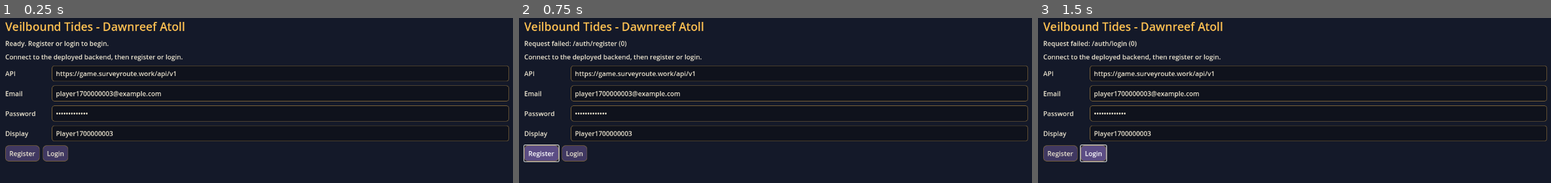
Above: before the commit, frames 1-3 (left to right).
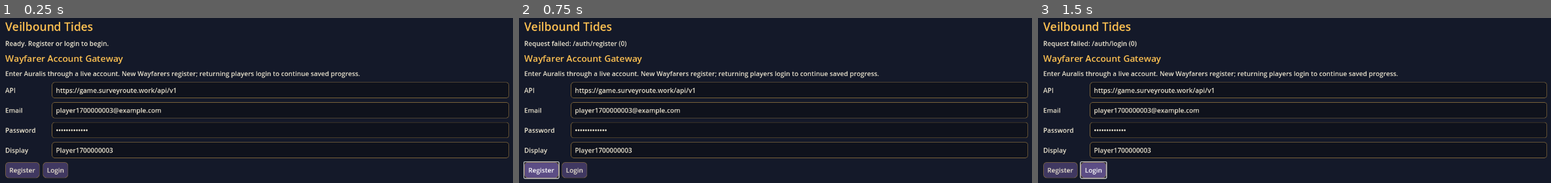
Above: after the commit, the same moments.

Repository: Fineyew/GameTesting
Game: Godot game, scene res://scenes/vertical_slice_client.tscn
The game is run twice, just before and just after one commit, with the same random seed, the same clock (stepped at 60 frames per second) and the same inputs.
Inputs:
- Up to frame 1 (0.25 s): no input
- Up to frame 2 (0.75 s): click "Register" at 0.5 s
- Up to frame 3 (1.5 s): click "Login" at 1.25 s

The runs differ from the first frame. In frame 1, 12% of the frame differs, in the area x 1-100%, y 2-98%; in frame 2, 13%; in frame 3, 13%.

Commit message:
Add professional Godot account and world flow
Co-authored-by: Daniel <Fineyew@users.noreply.github.com>

Diff:
--- a/godot_project/scripts/ui/vertical_slice_client.gd
+++ b/godot_project/scripts/ui/vertical_slice_client.gd
@@ -37,6 +37,10 @@
 var password_input: LineEdit
 var display_name_input: LineEdit
 var character_name_input: LineEdit
+var ancestry_option: OptionButton
+var origin_option: OptionButton
+var character_card: RichTextLabel
+var enter_world_button: Button
 var status_label: Label
 var interaction_label: Label
 var talk_button: Button
@@ -81,7 +85,7 @@
     add_child(root)
 
     var title := Label.new()
-    title.text = "Veilbound Tides - Dawnreef Atoll"
+    title.text = "Veilbound Tides"
     title.add_theme_font_size_override("font_size", 28)
     title.add_theme_color_override("font_color", COLOR_GOLD)
     root.add_child(title)
@@ -102,8 +106,14 @@
     auth_screen.add_theme_constant_override("separation", 10)
     root.add_child(auth_screen)
 
+    var gateway_title := Label.new()
+    gateway_title.text = "Wayfarer Account Gateway"
+    gateway_title.add_theme_font_size_override("font_size", 22)
+    gateway_title.add_theme_color_override("font_color", COLOR_GOLD)
+    auth_screen.add_child(gateway_title)
+
     var description := Label.new()
-    description.text = "Connect to the deployed backend, then register or login."
+    description.text = "Enter Auralis through a live account. New Wayfarers register; returning players login to continue saved progress."
     description.add_theme_color_override("font_color", COLOR_TEXT)
     auth_screen.add_child(description)
 
@@ -131,16 +141,53 @@
     character_screen.add_theme_constant_override("separation", 10)
     root.add_child(character_screen)
 
+    var lobby_title := Label.new()
+    lobby_title.text = "Wayfarer Hall"
+    lobby_title.add_theme_font_size_override("font_size", 22)
+    lobby_title.add_theme_color_override("font_color", COLOR_GOLD)
+    character_screen.add_child(lobby_title)
+
     var description := Label.new()
-    description.text = "Create the first playable character for this account."
+    description.text = "Choose a saved Wayfarer or create the first character for this account."
     description.add_theme_color_override("font_color", COLOR_TEXT)
     character_screen.add_child(description)
 
+    character_card = _rich_panel()
+    character_screen.add_child(character_card)
+
     character_name_input = _line_edit("Ari%s" % Time.get_unix_time_from_system(), "Character name")
     character_screen.add_child(_labeled_row("Character", character_name_input))
 
+    ancestry_option = OptionButton.new()
+    ancestry_option.add_item("Lumenfolk", 0)
+    ancestry_option.set_item_metadata(0, "lumenfolk")
+    ancestry_option.add_item("Brindlekin", 1)
+    ancestry_option.set_item_metadata(1, "brindlekin")
+    ancestry_option.add_item("Orran", 2)
+    ancestry_option.set_item_metadata(2, "orran")
+    ancestry_option.add_item("Tideveiled", 3)
+    ancestry_option.set_item_metadata(3, "tideveiled")
+    _style_option_button(ancestry_option)
+    character_screen.add_child(_labeled_row("People", ancestry_option))
+
+    origin_option = OptionButton.new()
+    origin_option.add_item("Dawnreef Local", 0)
+    origin_option.set_item_metadata(0, "dawnreef_local")
+    origin_option.add_item("Glasswake Apprentice", 1)
+    origin_option.set_item_metadata(1, "glasswake_apprentice")
+    origin_option.add_item("Rootbound Scout", 2)
+    origin_option.set_item_metadata(2, "rootbound_scout")
+    _style_option_button(origin_option)
+    character_screen.add_child(_labeled_row("Origin", origin_option))
+
+    enter_world_button = Button.new()
+    enter_world_button.text = "Enter World"
+    enter_world_button.pressed.connect(Callable(self, "_on_enter_world_pressed"))
+    _style_button(enter_world_button)
+    character_screen.add_child(enter_world_button)
+
     character_screen.add_child(_button_row([
-        ["Create Character", Callable(self, "_on_create_character_pressed")],
+        ["Create New Character", Callable(self, "_on_create_character_pressed")],
         ["Logout", Callable(self, "_on_logout_pressed")],
     ]))
 
@@ -168,7 +215,7 @@
     world_screen.add_child(hud)
 
     var hud_title := Label.new()
-    hud_title.text = "Dawnreef Field HUD"
+    hud_title.text = "Dawnreef Commons"
     hud_title.add_theme_font_size_override("font_size", 22)
     hud_title.add_theme_color_override("font_color", COLOR_GOLD)
     hud.add_child(hud_title)
@@ -278,21 +325,33 @@
 
     var ground := MeshInstance3D.new()
     var plane := PlaneMesh.new()
-    plane.size = Vector2(12, 12)
+    plane.size = Vector2(22, 22)
     ground.mesh = plane
     ground.material_override = _material(Color(0.24, 0.45, 0.34))
     world.add_child(ground)
 
-    _add_box_prop(world, "Glimmerdeep Water", Vector3(0, -0.04, 0), Vector3(13.0, 0.04, 13.0), Color(0.05, 0.20, 0.32))
-    _add_box_prop(world, "Dawnreef Walkway", Vector3(0, 0.02, -1.65), Vector3(7.2, 0.05, 0.8), Color(0.78, 0.64, 0.42))
+    _add_box_prop(world, "Glimmerdeep Water", Vector3(0, -0.06, 0), Vector3(24.0, 0.04, 24.0), Color(0.05, 0.20, 0.32))
+    _add_box_prop(world, "Dawnreef Main Walkway", Vector3(0, 0.02, -1.65), Vector3(9.2, 0.05, 0.8), Color(0.78, 0.64, 0.42))
+    _add_box_prop(world, "North Reef Path", Vector3(0, 0.025, 2.2), Vector3(1.0, 0.05, 5.6), Color(0.70, 0.58, 0.38))
+    _add_box_prop(world, "West Market Path", Vector3(-4.0, 0.025, 0.6), Vector3(3.6, 0.05, 0.7), Color(0.70, 0.58, 0.38))
+    _add_box_prop(world, "East Training Path", Vector3(4.0, 0.025, 0.6), Vector3(3.6, 0.05, 0.7), Color(0.70, 0.58, 0.38))
     _add_box_prop(world, "Lantern Well Base", Vector3(0, 0.18, -1.65), Vector3(1.2, 0.34, 1.2), Color(0.32, 0.30, 0.38))
     _add_box_prop(world, "Lantern Well Light", Vector3(0, 0.85, -1.65), Vector3(0.42, 0.9, 0.42), Color(1.0, 0.78, 0.25))
 
-    for offset in [-4.8, -4.1, 4.1, 4.8]:
+    _add_box_prop(world, "Welcome Arch Left", Vector3(-1.4, 0.8, -4.6), Vector3(0.24, 1.6, 0.24), Color(0.42, 0.30, 0.48))
+    _add_box_prop(world, "Welcome Arch Right", Vector3(1.4, 0.8, -4.6), Vector3(0.24, 1.6, 0.24), Color(0.42, 0.30, 0.48))
+    _add_box_prop(world, "Welcome Arch Top", Vector3(0, 1.65, -4.6), Vector3(1.65, 0.18, 0.22), Color(0.50, 0.35, 0.58))
+    _add_box_prop(world, "Training Ring", Vector3(5.4, 0.04, 0.6), Vector3(1.2, 0.06, 1.2), Color(0.55, 0.35, 0.28))
+    _add_box_prop(world, "Market Awning", Vector3(-5.4, 0.7, 0.6), Vector3(1.3, 0.18, 0.9), Color(0.82, 0.42, 0.36))
+
+    for offset in [-6.4, -5.7, -4.8, -4.1, 4.1, 4.8, 5.7, 6.4]:
         _add_box_prop(world, "Sunthread Reeds", Vector3(offset, 0.35, 1.7), Vector3(0.16, 0.7, 0.16), Color(0.86, 0.68, 0.30))
 
     _add_box_prop(world, "Blue Veil Crystal", Vector3(-2.2, 0.55, 2.4), Vector3(0.32, 1.1, 0.32), Color(0.32, 0.75, 1.0))
     _add_box_prop(world, "Violet Veil Crystal", Vector3(2.2, 0.45, 2.1), Vector3(0.28, 0.9, 0.28), Color(0.72, 0.44, 1.0))
+    _add_label(world, "Dawnreef Commons", Vector3(0, 1.2, -4.6), COLOR_GOLD)
+    _add_label(world, "Market", Vector3(-5.4, 1.25, 0.6), Color.WHITE)
+    _add_label(world, "Training Ring", Vector3(5.4, 1.15, 0.6), Color.WHITE)
 
     player_marker = _add_marker(world, "Player", Vector3(0, 0.7, 0), Color(0.3, 0.65, 1.0), CapsuleMesh.new())
     _add_marker(world, "Mara NPC", NPC_POSITION, Color(1.0, 0.78, 0.25), SphereMesh.new())
@@ -315,6 +374,16 @@
     label.modulate = Color.WHITE
     world.add_child(label)
     return marker
+
+
+func _add_label(world: Node3D, text: String, position: Vector3, color: Color) -> Label3D:
+    var label := Label3D.new()
+    label.text = text
+    label.position = position
+    label.billboard = BaseMaterial3D.BILLBOARD_ENABLED
+    label.modulate = color
+    world.add_child(label)
+    return label
 
 
 func _add_box_prop(world: Node3D, prop_name: String, position: Vector3, scale_value: Vector3, color: Color) -> MeshInstance3D:
@@ -376,6 +445,17 @@
     button.add_theme_stylebox_override("pressed", _style_box(Color(0.18, 0.16, 0.28), 8))
     button.add_theme_color_override("font_color", COLOR_TEXT)
     button.add_theme_color_override("font_hover_color", Color.WHITE)
+
+
+func _style_option_button(option: OptionButton) -> void:
+    option.add_theme_stylebox_override("normal", _style_box(Color(0.06, 0.07, 0.11), 6))
+    option.add_theme_stylebox_override("hover", _style_box(COLOR_BUTTON_HOVER, 6))
+    option.add_theme_color_override("font_color", COLOR_TEXT)
+
+
+func _selected_metadata(option: OptionButton) -> String:
+    var metadata = option.get_item_metadata(option.selected)
+    return str(metadata)
 
 
 func _style_box(color: Color, radius: int) -> StyleBoxFlat:
@@ -456,8 +536,8 @@
 
     direction = direction.normalized()
     player_marker.position += direction * PLAYER_SPEED * delta
-    player_marker.position.x = clamp(player_marker.position.x, -5.5, 5.5)
-    player_marker.position.z = clamp(player_marker.position.z, -5.5, 5.5)
+    player_marker.position.x = clamp(player_marker.position.x, -9.5, 9.5)
+    player_marker.position.z = clamp(player_marker.position.z, -9.5, 9.5)
     camera.position.x = player_marker.position.x
     camera.position.z = player_marker.position.z + 9.0
 
@@ -525,12 +605,14 @@
     _set_status("Creating character...")
     var response := await ApiClient.post_json("/characters", {
         "name": character_name_input.text,
+        "ancestry_key": _selected_metadata(ancestry_option),
+        "origin_key": _selected_metadata(origin_option),
     })
     if response.is_empty():
         return
     character = response
-    _show_world_screen()
-    _show_character_state("Character created.")
+    _show_character_screen()
+    _refresh_character_lobby("Character created. Enter the world when ready.")
 
 
 func _on_enter_world_pressed() -> void:
@@ -640,10 +722,11 @@
         var characters: Array = response["data"]
         if not characters.is_empty():
             character = characters[0]
-            await _on_enter_world_pressed()
+            _show_character_screen()
+            _refresh_character_lobby("%s Character loaded." % message)
             return
     _show_character_screen()
-    _set_status("%s Create a character to enter Dawnreef." % message)
+    _refresh_character_lobby("%s Create a character to enter Dawnreef." % message)
 
 
 func _configure_api(token: String) -> void:
@@ -680,6 +763,7 @@
     auth_screen.visible = false
     character_screen.visible = true
     world_screen.visible = false
+    _refresh_character_lobby(status_label.text)
 
 
 func _show_world_screen() -> void:
@@ -688,6 +772,34 @@
     world_screen.visible = true
     world_active = true
     _update_interaction_prompt()
+
+
+func _refresh_character_lobby(message: String) -> void:
+    _set_status(message)
+    if character_card == null or enter_world_button == null:
+        return
+
+    var has_character := not character.is_empty() and character.has("id")
+    enter_world_button.visible = has_character
+    if has_character:
+        character_card.text = (
+            "[b]Saved Wayfarer[/b]\n"
+            + "Name: %s\nPeople: %s\nOrigin: %s\nLevel: %s\nXP: %s\nZone: %s\n\n"
+            + "Progress is retained on the server. Press Enter World to continue."
+        ) % [
+            character.get("name", "-"),
+            character.get("ancestry_key", "-"),
+            character.get("origin_key", "-"),
+            character.get("level", "-"),
+            character.get("experience", "-"),
+            character.get("current_zone_key", "-"),
+        ]
+    else:
+        character_card.text = (
+            "[b]No character found[/b]\n"
+            + "Create your first Wayfarer. The art can be replaced later, but this flow "
+            + "is the foundation for public account and character retention."
+        )
 
 
 func _open_dialogue_panel() -> void:
Not shown, changed: README.md
